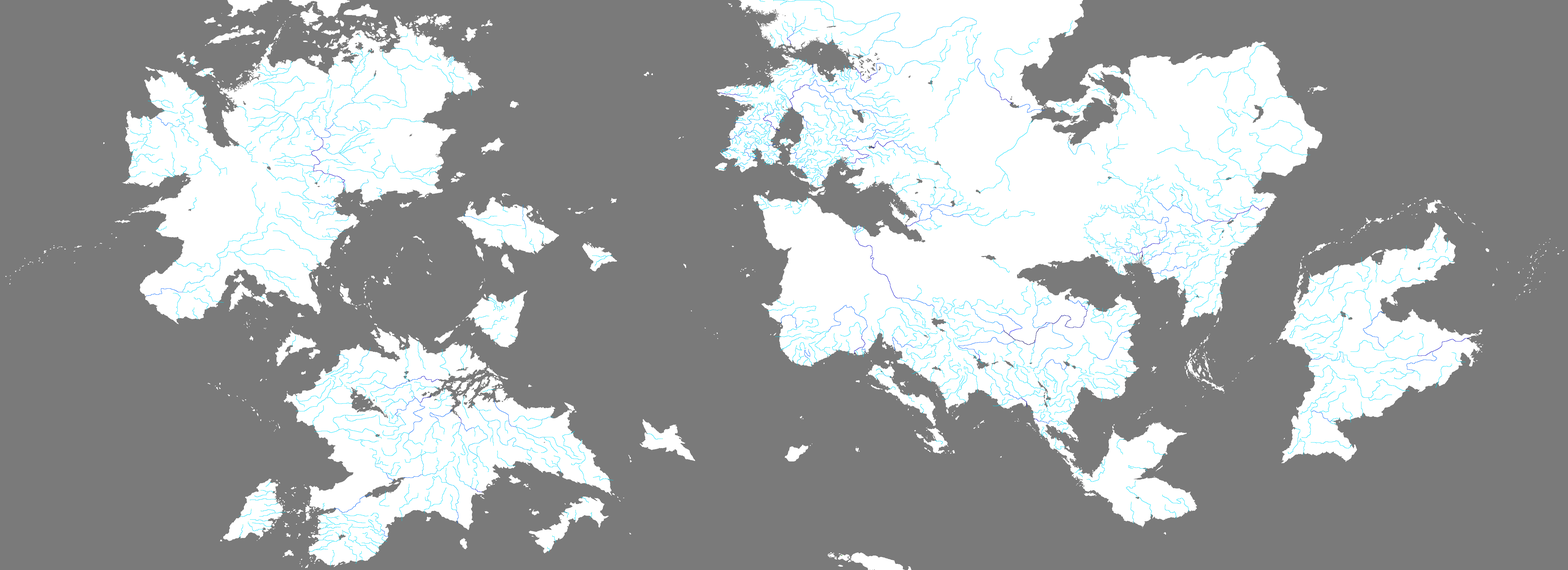
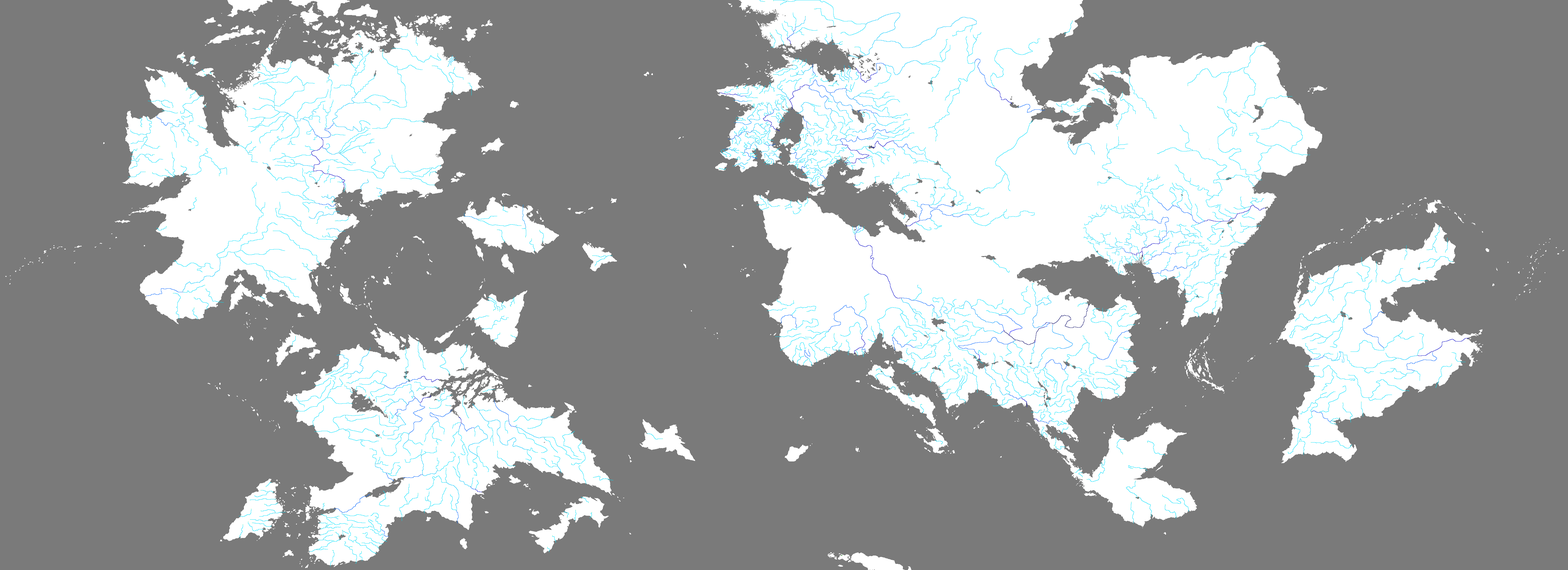
The second (1568, 570) image is a revision of the first. Changes to its layers:
painted on "rivers.bmp" over [379, 299, 1104, 507]
